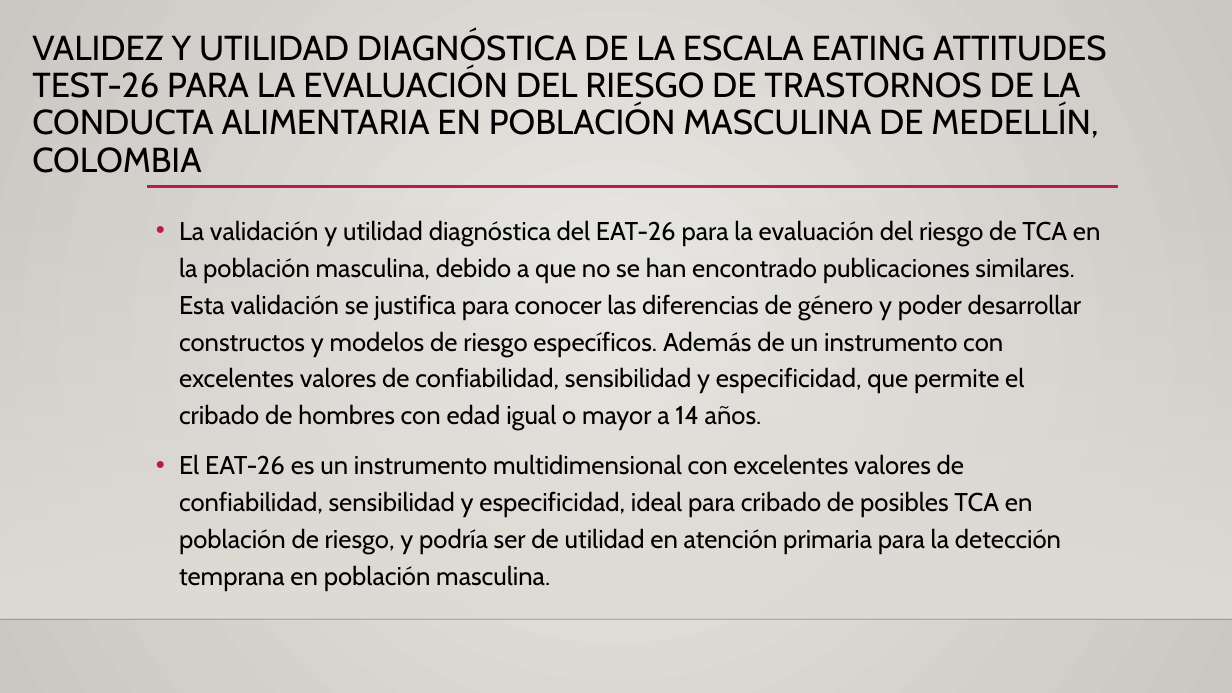
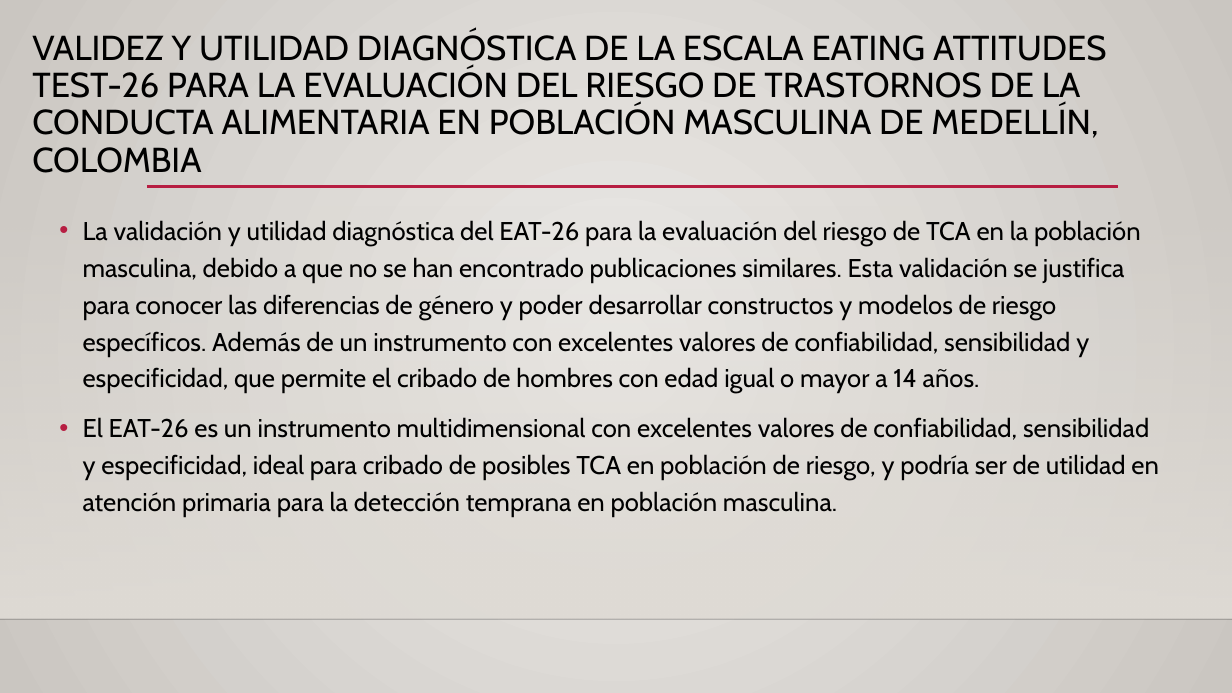
Before and after one commit to patriciamz-153/tesis, a slide deck: slide 21 of Presentación de Tesis Parte 2.pptx. Drawn at 1232x693 pixels with LibreOffice and Linux fonts; fonts in the diff are those of the drawing; background and template pictures are left out. Boxes give left, top, right and bottom in pixels: in the first picture for what was removed or moved away, otherwise in the second. Text is boxed around its words. In the diff, an @@ line names an element or a change of style, - is before the commit and + after.

```diff
--- a/Presentación de Tesis Parte 2.pptx
+++ b/Presentación de Tesis Parte 2.pptx
@@ text "La validación y utilidad diagnóstica ..." rewrapped from [179, 220, 1101, 591] to [83, 220, 1159, 517] @@
```
Also in this commit, not shown: 12 other slides changed, 1 slide added.
